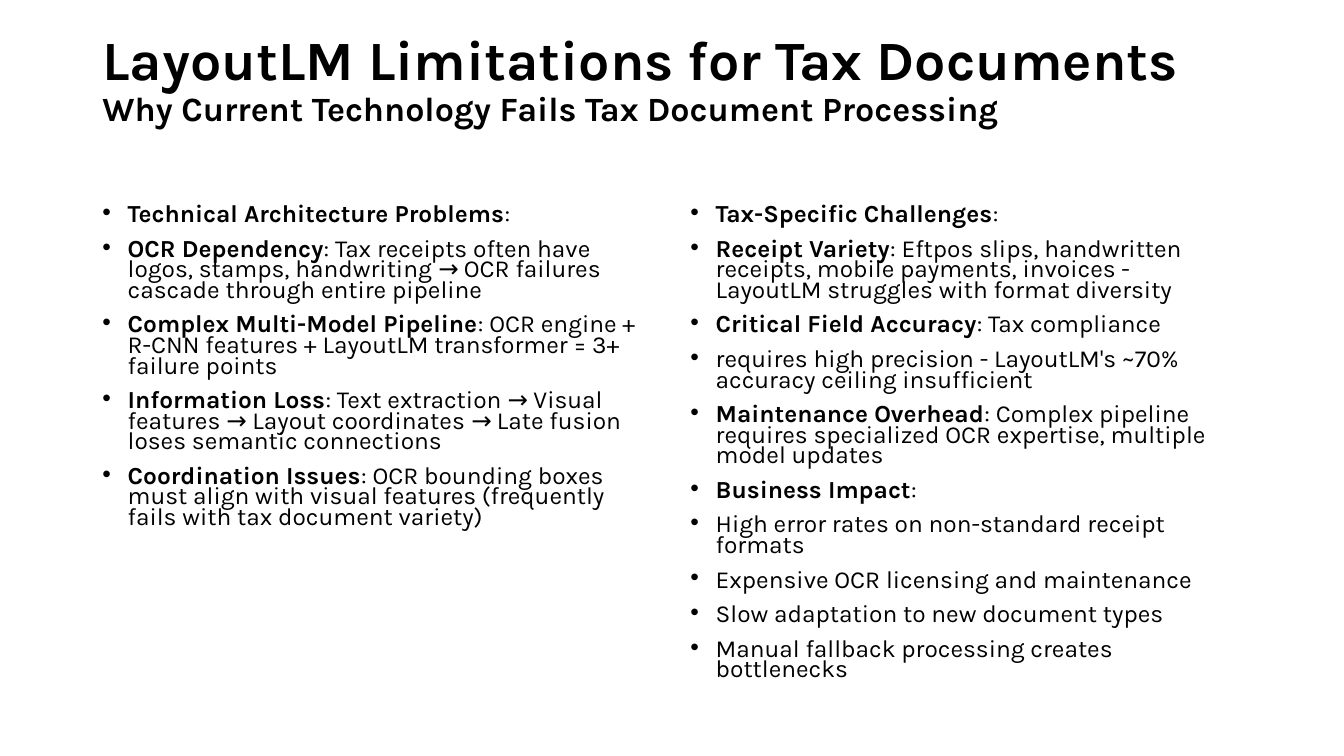
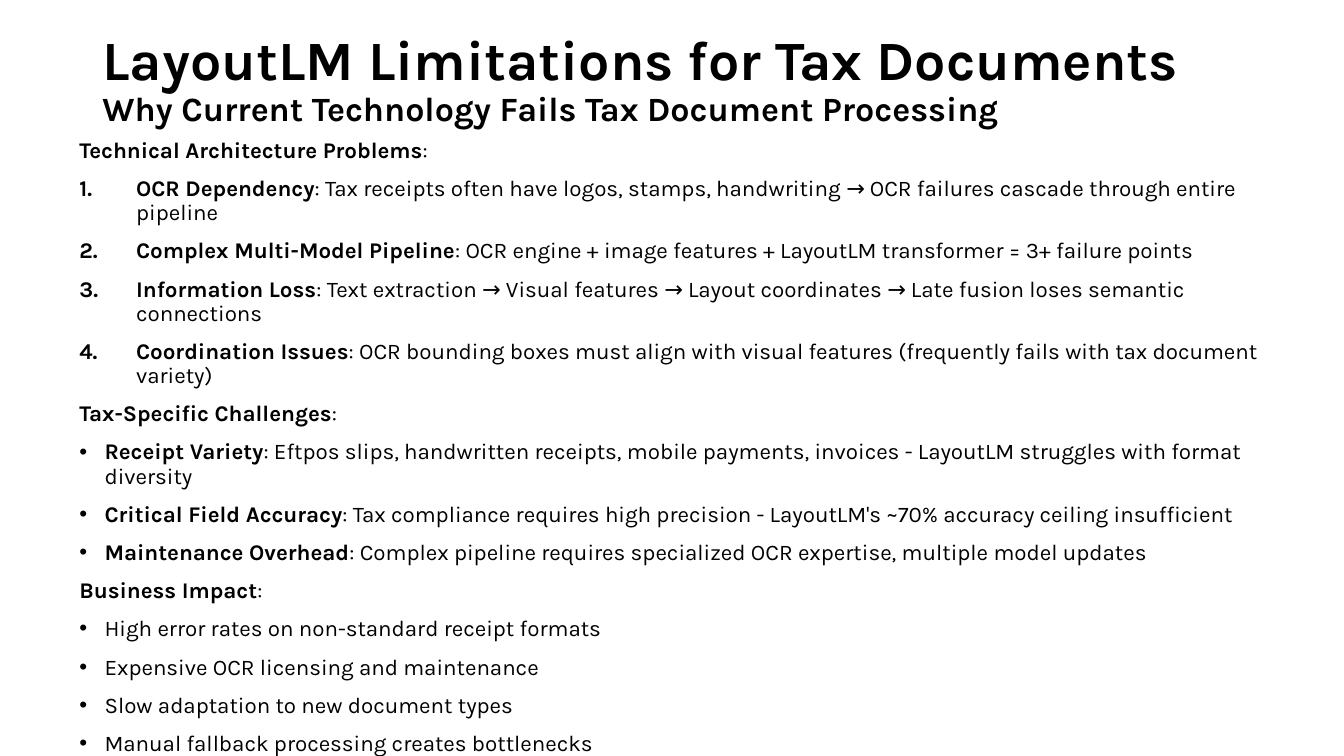
Before and after one commit to tmnestor/unified_vision_processor_minimal, a slide deck: slide 4 of presentation_materials/vision_transformers.pptx. Drawn at 1344x756 pixels with LibreOffice and Linux fonts; fonts in the diff are those of the drawing. Boxes give left, top, right and bottom in pixels: in the first picture for what was removed or moved away, otherwise in the second. Text is boxed around its words. In the diff, an @@ line names an element or a change of style, - is before the commit and + after.

Commit message:
✨ feat: update presentation materials for Vision Transformers with improved content and visuals

```diff
--- a/presentation_materials/vision_transformers.pptx
+++ b/presentation_materials/vision_transformers.pptx
@@ text "Technical Architecture Problems:": place and size @@
-text "Technical Architecture Problems:" at box(128, 204, 620, 531)
+text "Technical Architecture Problems:" at box(79, 142, 1258, 681)
@@ text at box(79, 142, 1258, 389): size 17.5 to 16 pt in "Technical Architecture Problems:", "OCR Dependency: Tax receipts often have logos, ...", "Information Loss: Text extraction → Visual features ...", "Coordination Issues: OCR bounding boxes must align ..."; bullet • to none; line spacing 0.7 to 0.9; bullet • to 1. @@
@@ text removed at box(716, 204, 1206, 678) @@
-• Tax-Specific Challenges:
-• Receipt Variety: Eftpos slips, handwritten receipts, mobile payments, invoices - LayoutLM struggles with format diversity
-• Critical Field Accuracy: Tax compliance
-• requires high precision - LayoutLM's ~70% accuracy ceiling insufficient
-• Maintenance Overhead: Complex pipeline requires specialized OCR expertise, multiple model updates
-• Business Impact:
-• High error rates on non-standard receipt formats
-• Expensive OCR licensing and maintenance
-• Slow adaptation to new document types
-• Manual fallback processing creates bottlenecks
@@ text at box(136, 242, 1193, 264): text changed; size 17.5 to 16 pt @@
-• Complex Multi-Model Pipeline: OCR engine + R-CNN features + LayoutLM transformer = 3+ failure points
+2. Complex Multi-Model Pipeline: OCR engine + image features + LayoutLM transformer = 3+ failure points
@@ text at box(79, 405, 1241, 681): paragraphs added @@
+Tax-Specific Challenges:
+• Receipt Variety: Eftpos slips, handwritten receipts, mobile payments, invoices - LayoutLM struggles with format diversity
+• Critical Field Accuracy: Tax compliance requires high precision - LayoutLM's ~70% accuracy ceiling insufficient
+• Maintenance Overhead: Complex pipeline requires specialized OCR expertise, multiple model updates
+Business Impact:
+• High error rates on non-standard receipt formats
+• Expensive OCR licensing and maintenance
+• Slow adaptation to new document types
+• Manual fallback processing creates bottlenecks
```
Also in this commit, not shown: 6 other slides changed, 3 slides added, 6 slides removed.
